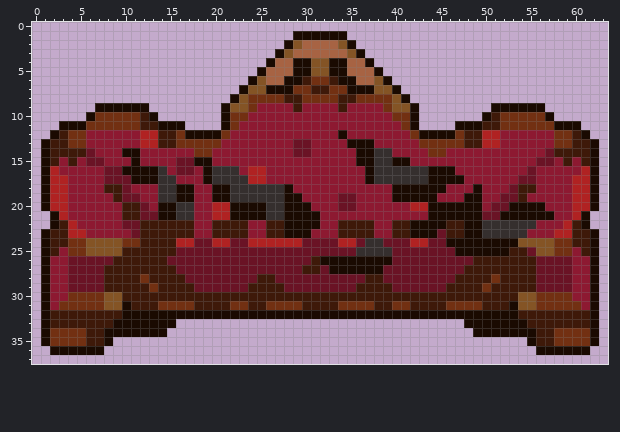
One commit to this pixel-art sprite: Levels/Art/RedCouch.png. Above, as it was before the edit.
The file is 64x38 pixels.
After:
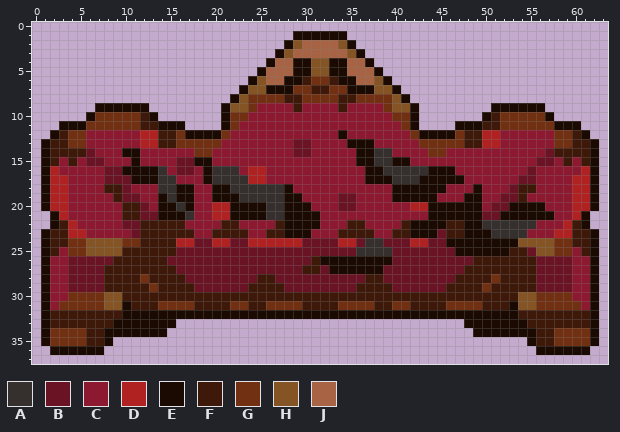
Palette (. is transparent): A #352f2e  B #6a1325  C #8d1931  D #b02222  E #1a0a01  F #3e1909  G #723012  H #845425  J #a76343
From old to new:
Colour C replaces colour F in row 22 at x 17, 20, 23, 26, 34, 37 and 40.
Colour E replaces colour A in row 16 at x 38; in row 17 at x 38 to 39 and 43; in row 19 at x 14 and 22; in row 20 at x 17; in row 21 at x 16; in row 23 at x 50.
Changed places in both pictures, as pixel boxes (x1, y1, x2, y2):
changed: (374, 166, 428, 184)
changed: (158, 193, 275, 229)
changed: (338, 220, 401, 229)
changed: (482, 229, 491, 238)
